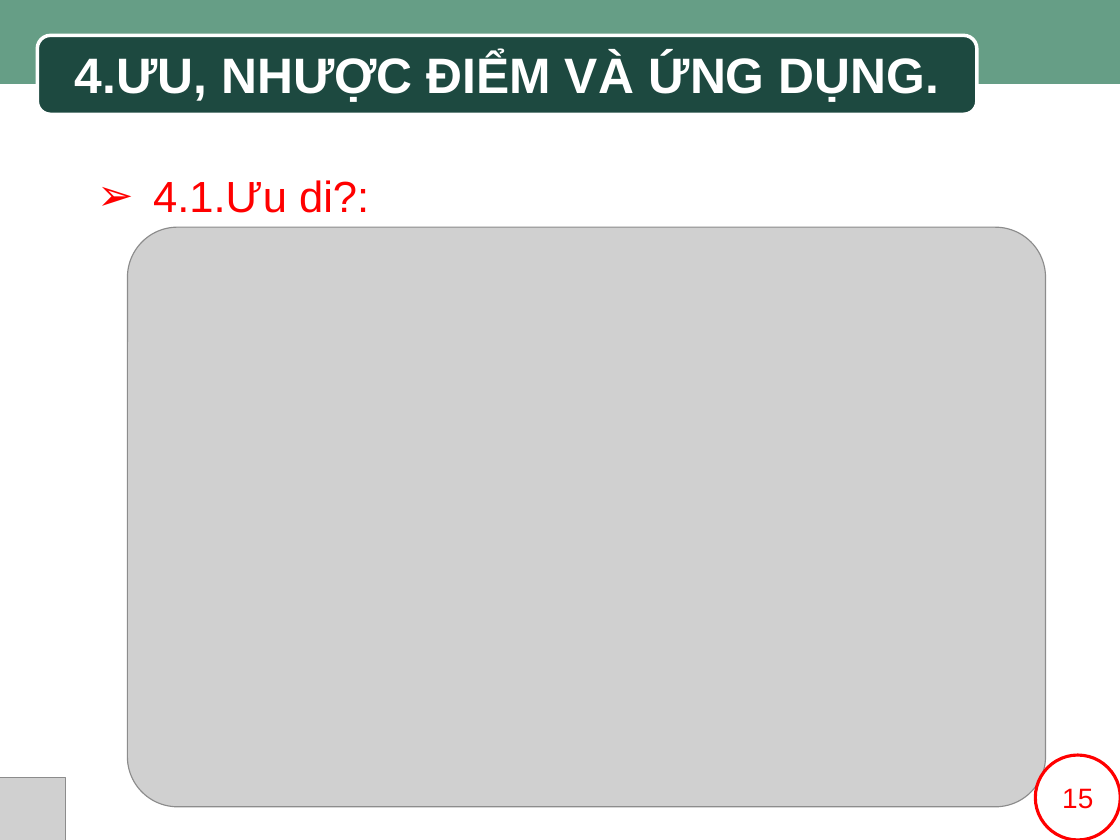
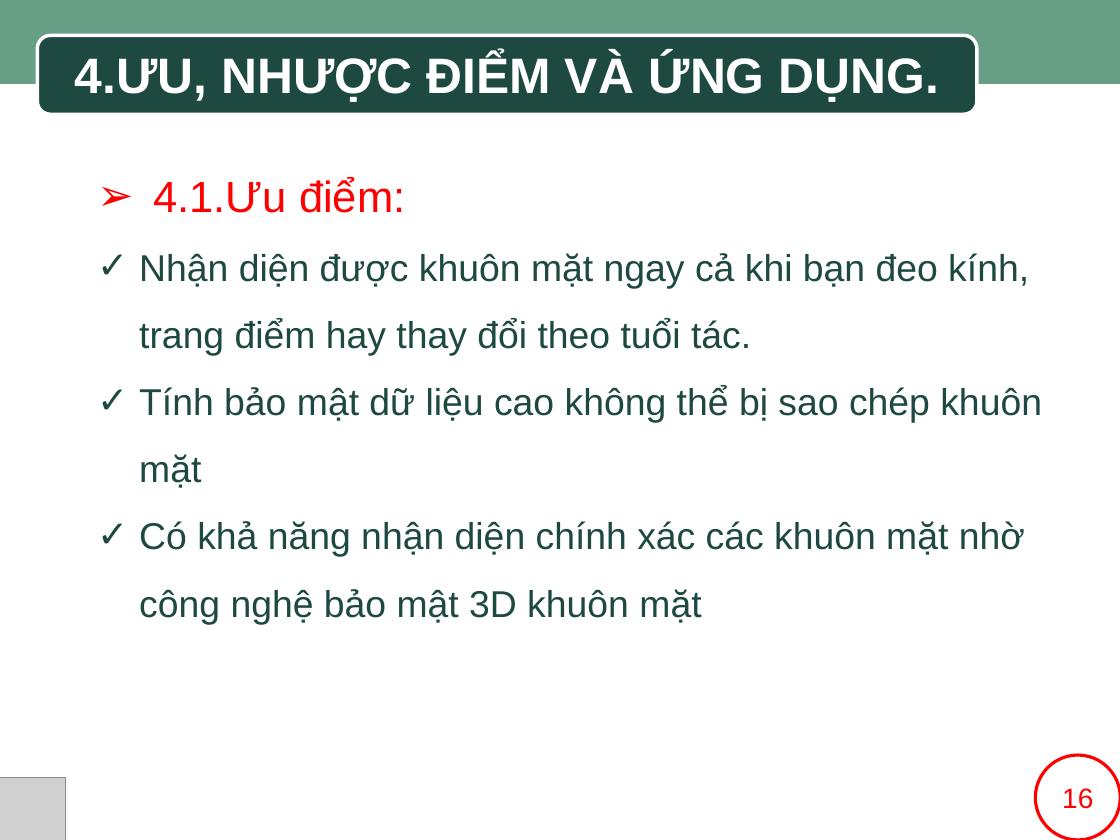
Before and after one commit to SaintLaurentxTran/hutech-23dthd4-nhom7, a slide deck: slide 16 of BÀI THUYẾT TRÌNH MẪU.pptx. Drawn at 1120x840 pixels with LibreOffice and Linux fonts; fonts in the diff are those of the drawing; grey boxes stand for pictures; background and template pictures are left out. Boxes give left, top, right and bottom in pixels: in the first picture for what was removed or moved away, otherwise in the second. Text is boxed around its words. In the diff, an @@ line names an element or a change of style, - is before the commit and + after.

```diff
--- a/BÀI THUYẾT TRÌNH MẪU.pptx
+++ b/BÀI THUYẾT TRÌNH MẪU.pptx
@@ text at box(139, 177, 1042, 624): text changed; size 28 to 24 pt; text colour #FF0000 to #1D4940 @@
-➢ 4.1.Ưu di?:
+➢ 4.1.Ưu điểm:
+✓ Nhận diện được khuôn mặt ngay cả khi bạn đeo kính, trang điểm hay thay đổi theo tuổi tác.
+✓ Tính bảo mật dữ liệu cao không thể bị sao chép khuôn mặt
+✓ Có khả năng nhận diện chính xác các khuôn mặt nhờ công nghệ bảo mật 3D khuôn mặt
@@ picture removed at box(128, 227, 1046, 808) @@
@@ text in ellipse at box(1062, 788, 1093, 809): text changed @@
-15
+16
```
Also in this commit, not shown: 1 other slide changed, 4 slides added.
